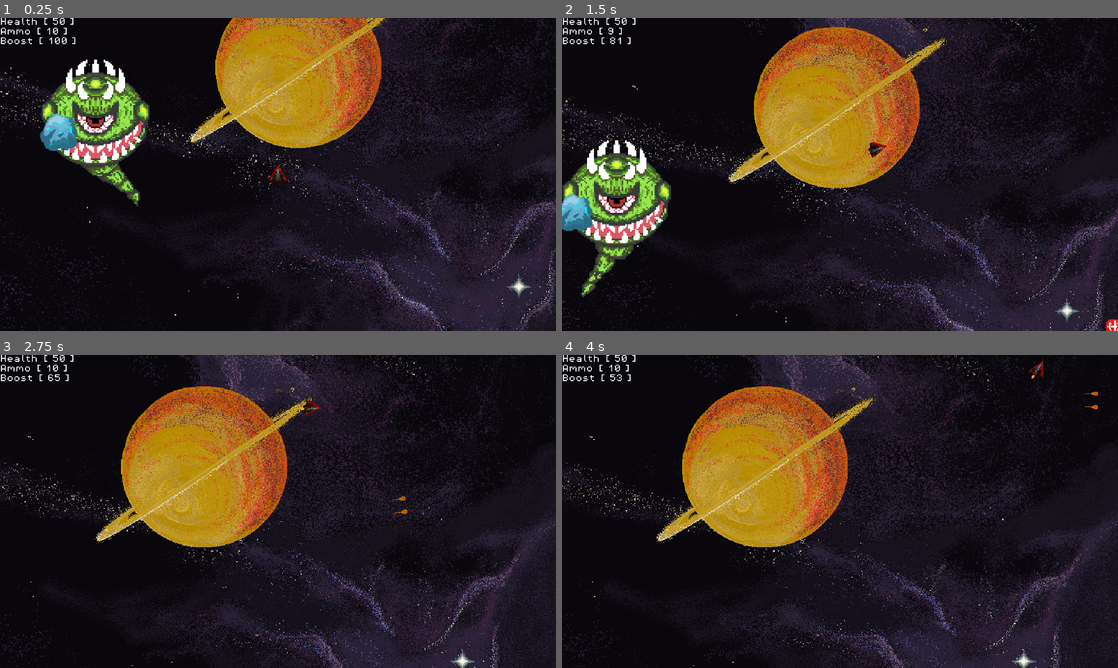
Above: before the commit, frames 1-4 (two rows, left to right).
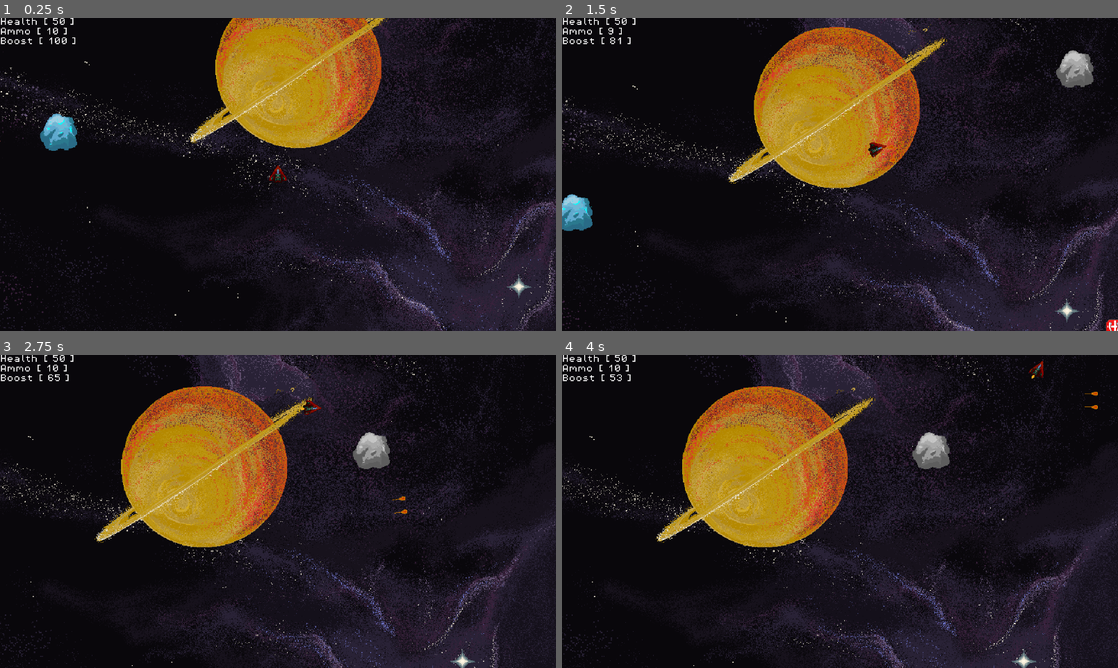
Above: after the commit, the same moments.

Repository: rylanharwood2/Adrift
Game: Godot game, scene res://scenes/game.tscn
Two runs of this game, one before a commit and one after it. Both use one fixed random seed, a clock stepped at 60 frames per second and the inputs below.
Inputs:
- Up to frame 1 (0.25 s): no input
- Up to frame 2 (1.5 s): hold D (move_right) 0.53-1.28 s; hold Alt (boost) 0.53-1.28 s; hold Left (move_left) from 1.28 s (still down); tap Space (shoot) at 1.35 s
- Up to frame 3 (2.75 s): release Left (move_left) at 2.03 s; hold D (move_right) from 2.03 s (still down); hold Alt (boost) from 2.03 s (still down)
- Up to frame 4 (4 s): release D (move_right) at 2.78 s; release Alt (boost) at 2.78 s; hold W (move_up) 2.78-3.53 s; tap Space (shoot) at 2.85 s; hold Left (move_left) from 3.53 s (still down); hold Alt (boost) from 3.53 s (still down)

The runs differ from the first frame. In frame 1, 4.6% of the frame differs, in the area x 7-27%, y 13-61%; in frame 2, 5.4%, in the area x 0-96%, y 10-90%; in frame 3, 0.6%; in frame 4, 0.6%.
Error in both runs: Invalid type in function 'connect' in base 'CharacterBody2D (player.gd)'. Cannot convert argument 2 from Nil to Callable. (res://scenes/health_pack.gd:22)

Commit message:
gray asteroid blows up
doesnt work, need to match hitbox with spawn location of sprite, kept blowing up

Diff:
--- /dev/null
+++ b/gray_asteroid.gd
@@ -0,0 +1,17 @@
+extends StaticBody2D
+
+
+const SPEED = 300.0
+
+
+func _physics_process(delta: float) -> void:
+	pass
+
+func play_death() -> void:
+	$AnimatedSprite2D.play("death")
+
+
+func _on_animated_sprite_2d_animation_finished() -> void:
+	print("ah shit")
+	if $AnimatedSprite2D.animation == "death":
+		queue_free()
--- a/scenes/game.tscn
+++ b/scenes/game.tscn
@@ -129,21 +129,8 @@
 position = Vector2(-166, 180)
 texture = ExtResource("8_mbx16")
 
-[node name="gray_asteroid" parent="physics_bodies" instance=ExtResource("9_bkh4i")]
-position = Vector2(-39, -113)
-
-[node name="gray_asteroid2" parent="physics_bodies" instance=ExtResource("9_bkh4i")]
-position = Vector2(1033, 135)
-
-[node name="gray_asteroid3" parent="physics_bodies" instance=ExtResource("9_bkh4i")]
-position = Vector2(0, -560)
-
 [node name="FrozenAsteroid" parent="physics_bodies" instance=ExtResource("10_3u7ti")]
 position = Vector2(-379, -73)
-
-[node name="big_bad_dude" parent="." instance=ExtResource("6_px1t3")]
-position = Vector2(-317, -58)
-scale = Vector2(2.83379, 2.51005)
 
 [node name="AudioStreamPlayer" type="AudioStreamPlayer" parent="."]
 stream = ExtResource("11_tctk4")
@@ -156,6 +143,9 @@
 [node name="health_pack2" parent="." instance=ExtResource("13_a6ypd")]
 position = Vector2(557, 131)
 
+[node name="gray_asteroid" parent="." instance=ExtResource("9_bkh4i")]
+position = Vector2(486, -321)
+
 [connection signal="start_game" from="HUD" to="." method="new_game"]
 [connection signal="timeout" from="enemy_spawn_points/spawn_timer" to="." method="_on_timer_timeout"]
 [connection signal="timeout" from="enemy_spawn_points/start_timer" to="." method="_on_start_timer_timeout"]
--- a/scenes/gray_asteroid.tscn
+++ b/scenes/gray_asteroid.tscn
@@ -1,117 +1,78 @@
-[gd_scene load_steps=7 format=3 uid="uid://cepyg8irkh4ah"]
+[gd_scene load_steps=12 format=3 uid="uid://cepyg8irkh4ah"]
 
+[ext_resource type="Script" path="res://gray_asteroid.gd" id="1_iwwse"]
 [ext_resource type="Texture2D" uid="uid://caqt7stblywj8" path="res://assets/sprites/environment/asteroid_gray.png" id="1_yj03a"]
-[ext_resource type="Texture2D" uid="uid://crcbg2rltg7q4" path="res://assets/sprites/environment/background.png" id="2_l6haw"]
+[ext_resource type="Texture2D" uid="uid://bnajwj7sfx5gi" path="res://assets/sprites/environment/Asteroid Explosionsplosion.png" id="2_a5n67"]
+
+[sub_resource type="AtlasTexture" id="AtlasTexture_6quoa"]
+atlas = ExtResource("2_a5n67")
+region = Rect2(0, 0, 128, 128)
+
+[sub_resource type="AtlasTexture" id="AtlasTexture_fklea"]
+atlas = ExtResource("2_a5n67")
+region = Rect2(128, 0, 128, 128)
+
+[sub_resource type="AtlasTexture" id="AtlasTexture_3rts3"]
+atlas = ExtResource("2_a5n67")
+region = Rect2(256, 0, 128, 128)
+
+[sub_resource type="AtlasTexture" id="AtlasTexture_41688"]
+atlas = ExtResource("2_a5n67")
+region = Rect2(384, 0, 128, 128)
+
+[sub_resource type="AtlasTexture" id="AtlasTexture_cll4m"]
+atlas = ExtResource("2_a5n67")
+region = Rect2(512, 0, 128, 128)
+
+[sub_resource type="AtlasTexture" id="AtlasTexture_njyhl"]
+atlas = ExtResource("1_yj03a")
+region = Rect2(0, 0, 64, 64)
+
+[sub_resource type="SpriteFrames" id="SpriteFrames_df8qa"]
+animations = [{
+"frames": [{
+"duration": 1.0,
+"texture": SubResource("AtlasTexture_6quoa")
+}, {
+"duration": 1.0,
+"texture": SubResource("AtlasTexture_fklea")
+}, {
+"duration": 1.0,
+"texture": SubResource("AtlasTexture_3rts3")
+}, {
+"duration": 1.0,
+"texture": SubResource("AtlasTexture_41688")
+}, {
+"duration": 1.0,
+"texture": SubResource("AtlasTexture_cll4m")
+}],
+"loop": true,
+"name": &"death",
+"speed": 5.0
+}, {
+"frames": [{
+"duration": 1.0,
+"texture": SubResource("AtlasTexture_njyhl")
+}],
+"loop": true,
+"name": &"default",
+"speed": 5.0
+}]
 
 [sub_resource type="CircleShape2D" id="CircleShape2D_0mk8i"]
 radius = 30.28
 
-[sub_resource type="Animation" id="Animation_jqjwt"]
-length = 0.001
-tracks/0/type = "value"
-tracks/0/imported = false
-tracks/0/enabled = true
-tracks/0/path = NodePath("Sprite2D:position")
-tracks/0/interp = 1
-tracks/0/loop_wrap = true
-tracks/0/keys = {
-"times": PackedFloat32Array(0),
-"transitions": PackedFloat32Array(1),
-"update": 0,
-"values": [Vector2(-872, 414)]
-}
-tracks/1/type = "value"
-tracks/1/imported = false
-tracks/1/enabled = true
-tracks/1/path = NodePath("CollisionShape2D:position")
-tracks/1/interp = 1
-tracks/1/loop_wrap = true
-tracks/1/keys = {
-"times": PackedFloat32Array(0),
-"transitions": PackedFloat32Array(1),
-"update": 0,
-"values": [Vector2(-872, 414)]
-}
-tracks/2/type = "value"
-tracks/2/imported = false
-tracks/2/enabled = true
-tracks/2/path = NodePath("Sprite2D:rotation")
-tracks/2/interp = 1
-tracks/2/loop_wrap = true
-tracks/2/keys = {
-"times": PackedFloat32Array(0),
-"transitions": PackedFloat32Array(1),
-"update": 0,
-"values": [0.0]
-}
+[node name="gray_asteroid" type="StaticBody2D" groups=["asteroid"]]
+script = ExtResource("1_iwwse")
 
-[sub_resource type="Animation" id="Animation_pq1j0"]
-resource_name = "floating"
-length = 15.0
-tracks/0/type = "value"
-tracks/0/imported = false
-tracks/0/enabled = true
-tracks/0/path = NodePath("Sprite2D:position")
-tracks/0/interp = 1
-tracks/0/loop_wrap = true
-tracks/0/keys = {
-"times": PackedFloat32Array(0, 14.9667),
-"transitions": PackedFloat32Array(1, 1),
-"update": 0,
-"values": [Vector2(-872, 414), Vector2(861, -461)]
-}
-tracks/1/type = "value"
-tracks/1/imported = false
-tracks/1/enabled = true
-tracks/1/path = NodePath("CollisionShape2D:position")
-tracks/1/interp = 1
-tracks/1/loop_wrap = true
-tracks/1/keys = {
-"times": PackedFloat32Array(0, 15),
-"transitions": PackedFloat32Array(1, 1),
-"update": 0,
-"values": [Vector2(-872, 414), Vector2(861, -461)]
-}
-tracks/2/type = "value"
-tracks/2/imported = false
-tracks/2/enabled = true
-tracks/2/path = NodePath("Sprite2D:rotation")
-tracks/2/interp = 1
-tracks/2/loop_wrap = true
-tracks/2/keys = {
-"times": PackedFloat32Array(0.0333333, 15),
-"transitions": PackedFloat32Array(1, 1),
-"update": 0,
-"values": [0.0, 3.00114]
-}
-
-[sub_resource type="AnimationLibrary" id="AnimationLibrary_ih75o"]
-_data = {
-"RESET": SubResource("Animation_jqjwt"),
-"floating": SubResource("Animation_pq1j0")
-}
-
-[node name="gray_asteroid" type="CharacterBody2D"]
-collision_mask = 129
+[node name="AnimatedSprite2D" type="AnimatedSprite2D" parent="." groups=["asteroid"]]
+sprite_frames = SubResource("SpriteFrames_df8qa")
+animation = &"death"
+autoplay = "default"
+speed_scale = 1.11
 
 [node name="CollisionShape2D" type="CollisionShape2D" parent="."]
-visible = false
-z_index = 1
 position = Vector2(-872, 414)
 shape = SubResource("CircleShape2D_0mk8i")
 
-[node name="AnimationPlayer" type="AnimationPlayer" parent="."]
-libraries = {
-"": SubResource("AnimationLibrary_ih75o")
-}
-autoplay = "floating"
-
-[node name="Sprite2D" type="Sprite2D" parent="."]
-position = Vector2(-872, 414)
-texture = ExtResource("1_yj03a")
-
-[node name="Background" type="Sprite2D" parent="."]
-visible = false
-z_index = -2
-position = Vector2(9, -11)
-texture = ExtResource("2_l6haw")
+[connection signal="animation_finished" from="AnimatedSprite2D" to="." method="_on_animated_sprite_2d_animation_finished"]
--- a/scripts/bullet.gd
+++ b/scripts/bullet.gd
@@ -20,6 +20,7 @@
 	if body.is_in_group("asteroid"):
 		body.play_death()
 
+
 	if !body.is_in_group("player"):
 		queue_free()
 
Binary file added: assets/sprites/environment/Asteroid Explosionsplosion.png
Not shown, added: assets/sprites/environment/Asteroid Explosionsplosion.png.import
